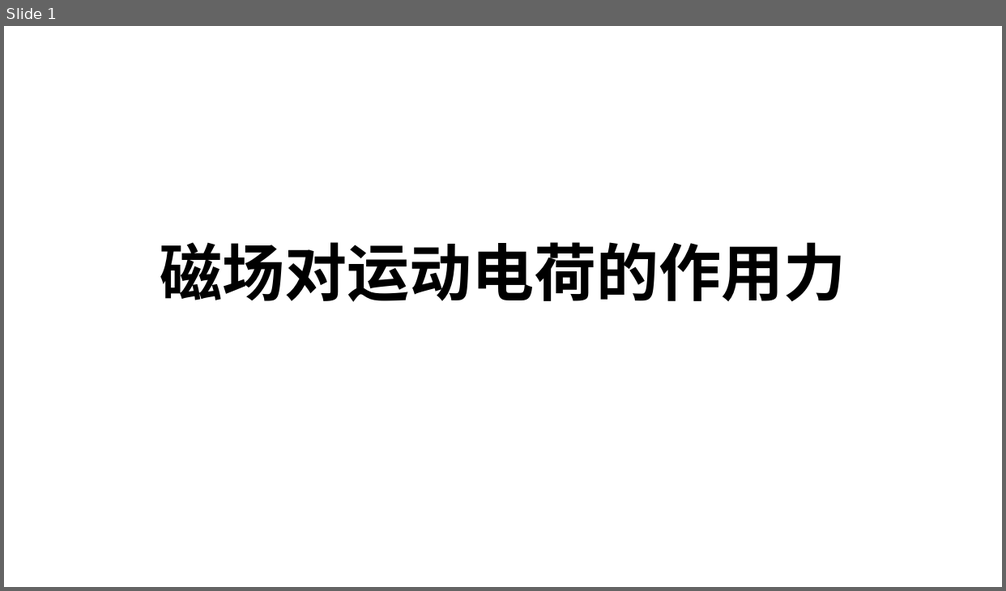
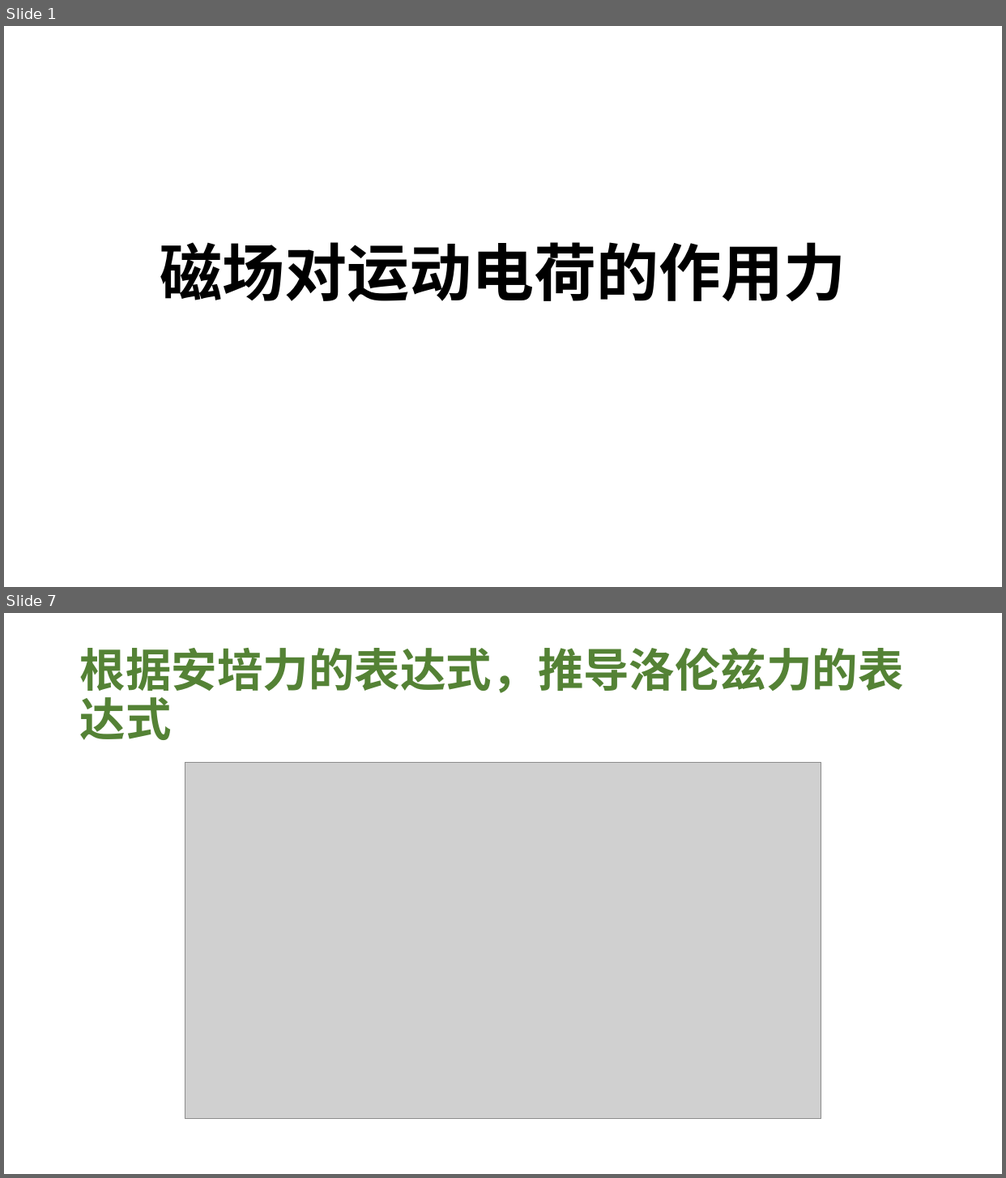
Before and after one commit to broshu/lab, a slide deck: ppt/磁场对运动电荷的作用力.pptx. Shown one above the other, each under a label of ours: slide 1 before the commit, slides 1 and 7 after it; the slides between them are not shown. The pictures are 1006x591 and 1006x1178 pixels, drawn with LibreOffice and Linux fonts; fonts in the diff are those of the drawing; grey boxes stand for pictures. Boxes give left, top, right and bottom in pixels: in the first picture for what was removed or moved away, otherwise in the second. Text is boxed around its words. In the diff, an @@ line names an element or a change of style, - is before the commit and + after.

```diff
--- a/ppt/磁场对运动电荷的作用力.pptx
+++ b/ppt/磁场对运动电荷的作用力.pptx
@@ slide 7 added at box(4, 613, 1002, 1174), background #FFFFFF @@
@@ title added at box(80, 648, 904, 740), 44 pt, text #548235, bold @@
+根据安培力的表达式，推导洛伦兹力的表达式
@@ picture added at box(185, 763, 820, 1119) @@
```
Also in this commit, not shown: 11 other slides added.
